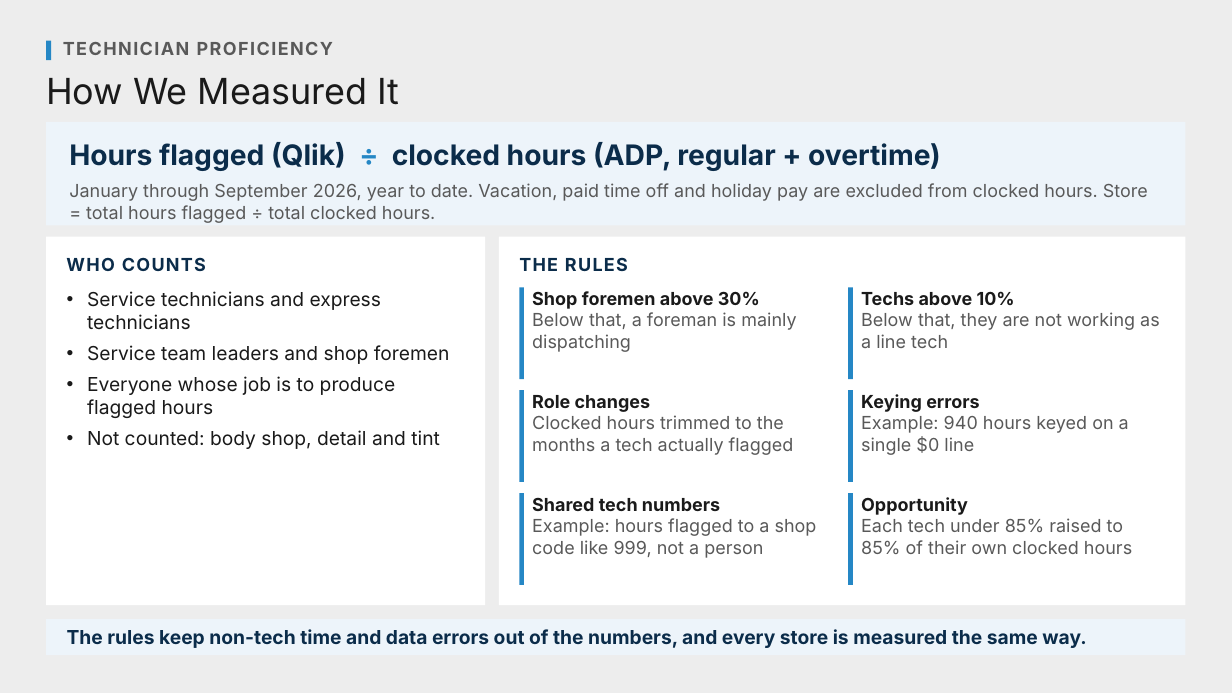
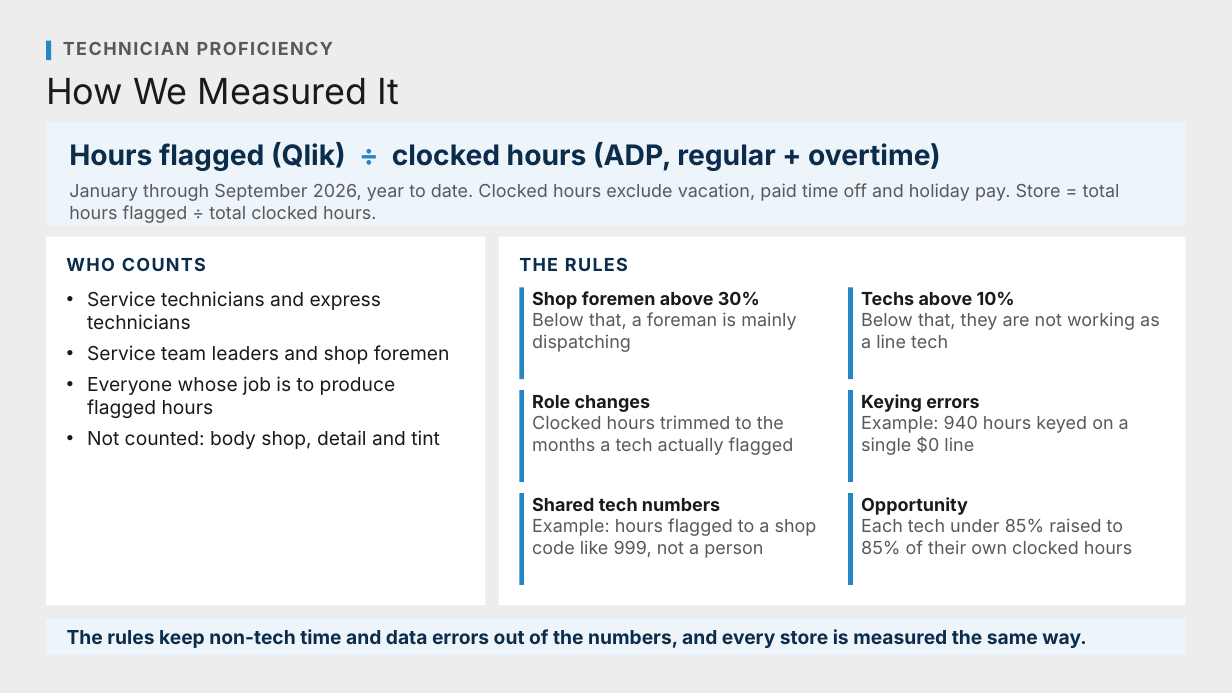
Before and after one commit to Ndresner/Noah, a slide deck: slide 12 of day2-deck/decks/Metric Explainers - Review.pptx. Drawn at 1232x693 pixels with LibreOffice and Linux fonts; fonts in the diff are those of the drawing. Boxes give left, top, right and bottom in pixels: in the first picture for what was removed or moved away, otherwise in the second. Text is boxed around its words. In the diff, an @@ line names an element or a change of style, - is before the commit and + after.

```diff
--- a/day2-deck/decks/Metric Explainers - Review.pptx
+++ b/day2-deck/decks/Metric Explainers - Review.pptx
@@ text at (69, 183, 1120, 223): text changed @@
-January through September 2026, year to date. Vacation, paid time off and holiday pay are excluded from clocked hours. Store = total hours flagged ÷ total clocked hours.
+January through September 2026, year to date. Clocked hours exclude vacation, paid time off and holiday pay. Store = total hours flagged ÷ total clocked hours.
```
Also in this commit, not shown: 1 other slide changed, 7 other files.
